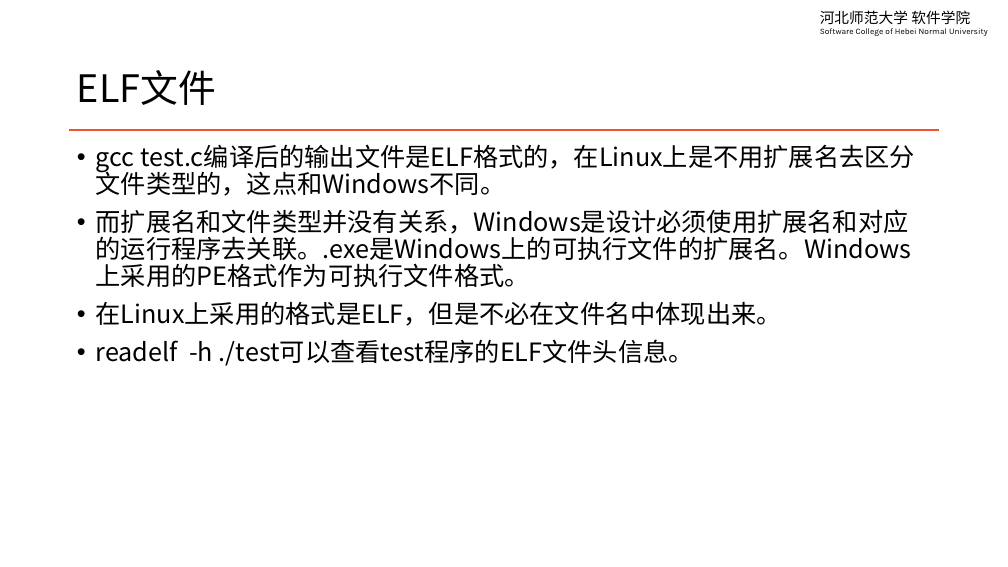
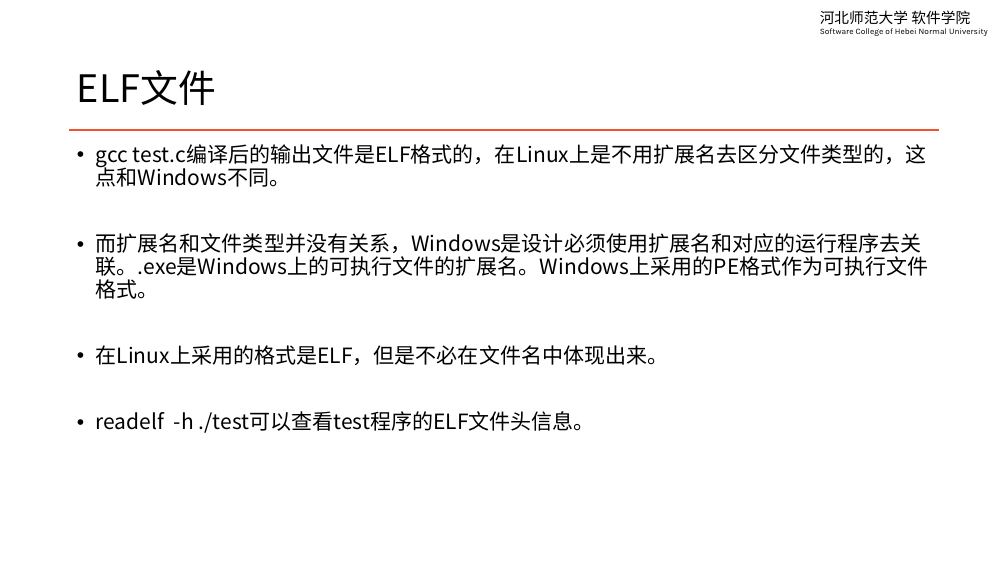
Before and after one commit to edu2act/course-linux-system, a slide deck: slide 7 of materials/slides/ch15-vim-and-linux-c-programming.pptx (slide 4 before the commit). Drawn at 1008x567 pixels with LibreOffice and Linux fonts; fonts in the diff are those of the drawing. Boxes give left, top, right and bottom in pixels: in the first picture for what was removed or moved away, otherwise in the second. Text is boxed around its words. In the diff, an @@ line names an element or a change of style, - is before the commit and + after.

```diff
--- a/materials/slides/ch15-vim-and-linux-c-programming.pptx
+++ b/materials/slides/ch15-vim-and-linux-c-programming.pptx
@@ text "gcc test.c编译后的输出文件是ELF格式的，在Linux上是不用扩展名去区分文件类型的，这点和Windows不同 ..." at box(96, 144, 929, 433): size 24 to 20 pt @@
```
Also in this commit, not shown: 2 other slides changed, 3 slides added, 3 slides removed.
